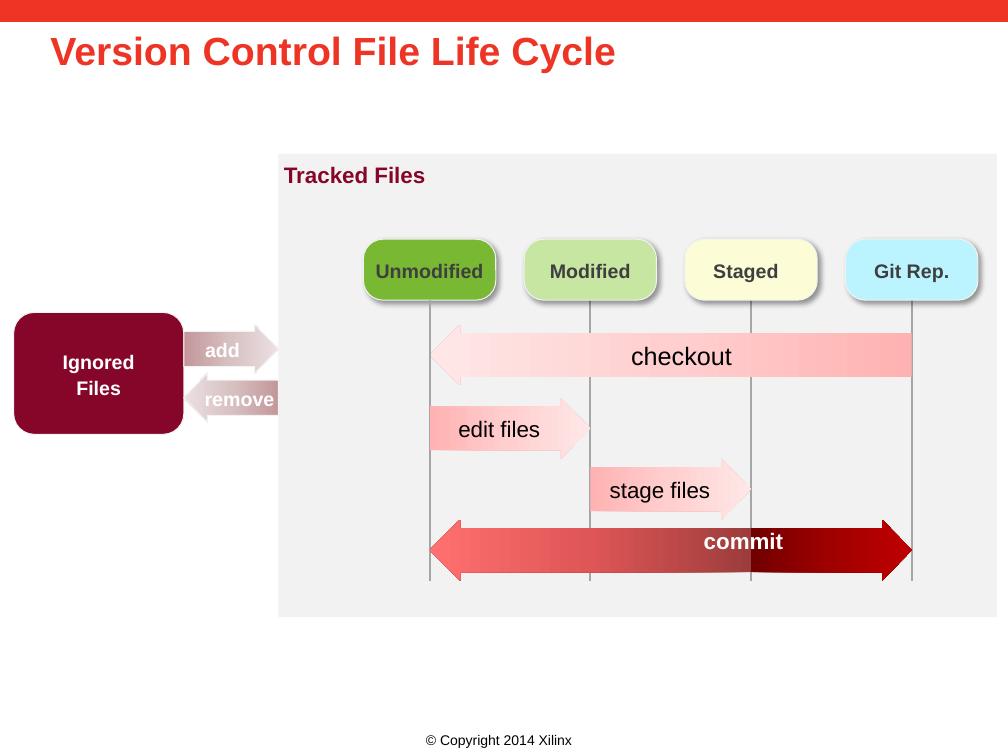
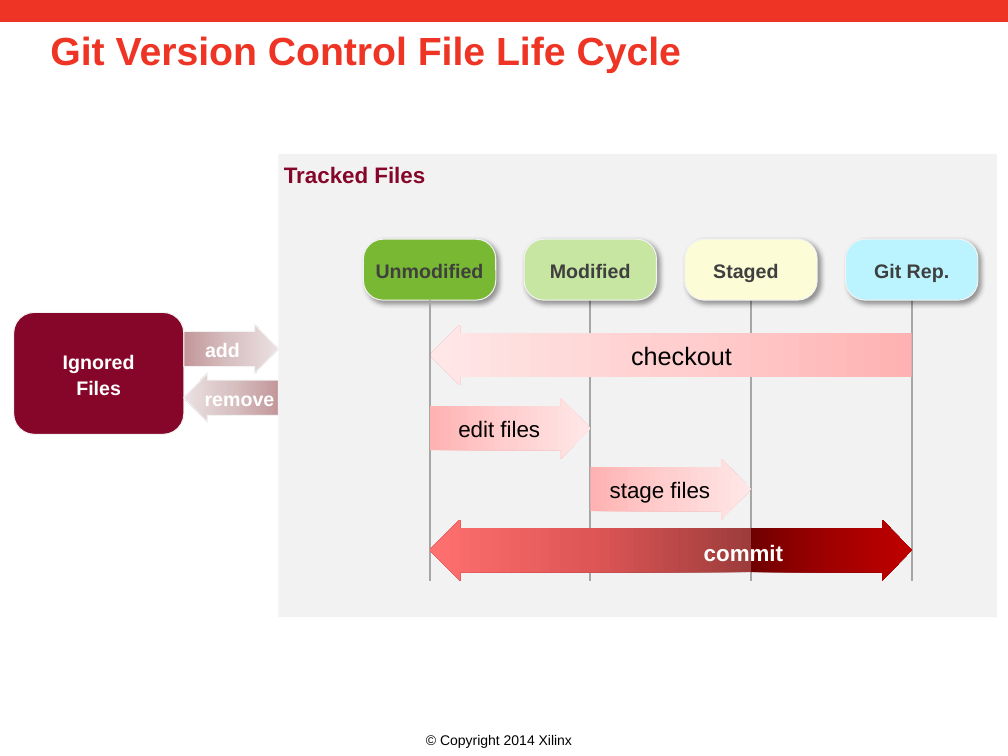
Before and after one commit to Xilinx/revCtrl, a slide deck: slide 11 of doc/versionControl.pptx (slide 9 before the commit). Drawn at 1008x756 pixels with LibreOffice and Linux fonts; fonts in the diff are those of the drawing; background and template pictures are left out. Boxes give left, top, right and bottom in pixels: in the first picture for what was removed or moved away, otherwise in the second. Text is boxed around its words. In the diff, an @@ line names an element or a change of style, - is before the commit and + after.

```diff
--- a/doc/versionControl.pptx
+++ b/doc/versionControl.pptx
@@ title at bbox=[50, 36, 681, 73]: text changed @@
-Version Control File Life Cycle
+Git Version Control File Life Cycle
@@ text "commit": place and size @@
-text "commit" at bbox=[704, 531, 783, 554]
+text "commit" at bbox=[704, 543, 783, 566]
```
Also in this commit, not shown: 9 other slides changed, 6 slides added, 1 slide removed.
